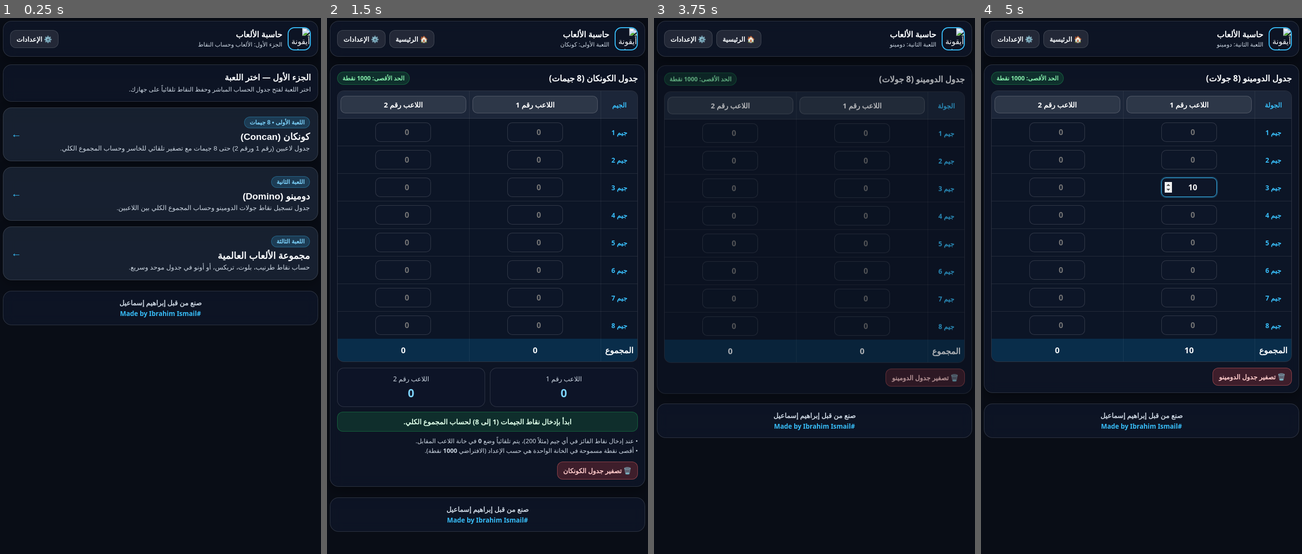
Above: before the commit, frames 1-4 (left to right).
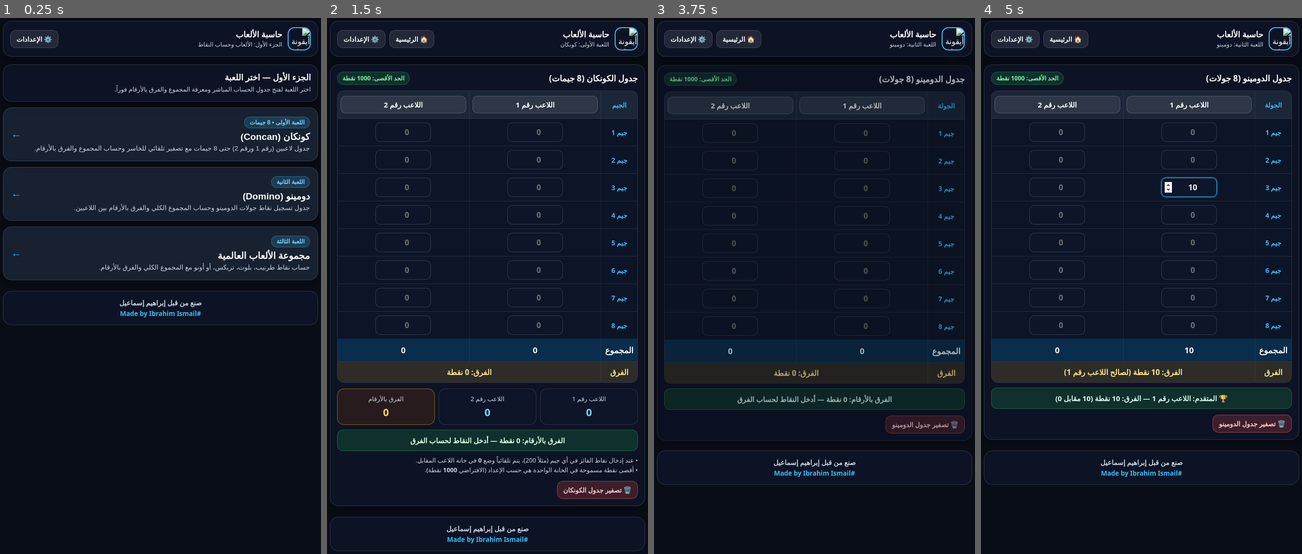
Above: after the commit, the same moments.

Repository: ebo1998/games-app
Game: browser game, page index.html
Two runs of this game, one before a commit and one after it. Both use one fixed random seed, a clock stepped at 60 frames per second and the inputs below.
Inputs (mouse positions are in pixels of both pictures, inside the frame that each line leads up to):
- Up to frame 1 (0.25 s): no input
- Up to frame 2 (1.5 s): click "اللعبة الأولى • 8 جيمات كونكا…" at 1.27 s
- Up to frame 3 (3.75 s): click (731, 323) at 1.87 s; type "5" at 1.87 s; tap Enter at 1.9 s; click (926, 39) at 2.47 s; click (907, 39) at 3.07 s; click "اللعبة الثانية دومينو (Domino…" at 3.67 s
- Up to frame 4 (5 s): click (1189, 189) at 4.27 s; type "3" at 4.27 s; tap Enter at 4.3, 4.9 s; click (1189, 189) at 4.87 s; type "10" at 4.87 s

The runs differ from the first frame. In frame 1, 0.4% of the frame differs, in the area x 10-88%, y 12-48%; in frame 2, 14%, in the area x 0-100%, y 63-100%; in frame 3, 4.2%; in frame 4, 8.7%.

Commit message:
Update index.html

Diff:
--- a/index.html
+++ b/index.html
@@ -19,11 +19,12 @@
       --bg-image: url("2f9f4714-8868-4fba-9dd5-e76419c19bef.jpg");
       --overlay-opacity: 0.72;
       --bg-blur: 3px;
-      --glass-bg: rgba(15, 23, 42, 0.76);
-      --glass-card: rgba(30, 41, 59, 0.72);
+      --glass-bg: rgba(15, 23, 42, 0.78);
+      --glass-card: rgba(30, 41, 59, 0.74);
       --glass-border: rgba(255, 255, 255, 0.14);
       --accent: #38bdf8;
       --accent-2: #22c55e;
+      --warning: #fbbf24;
       --danger: #ef4444;
       --text-main: #f8fafc;
       --text-muted: #cbd5e1;
@@ -45,7 +46,6 @@
       overflow-x: hidden;
     }
 
-    /* خلفية الصورة الثابتة */
     .bg-layer {
       position: fixed;
       inset: 0;
@@ -73,7 +73,6 @@
       padding: 16px 14px 36px;
     }
 
-    /* الهيدر */
     .topbar {
       display: flex;
       align-items: center;
@@ -151,18 +150,12 @@
       border-color: rgba(125, 211, 252, 0.4);
     }
 
-    .btn-success {
-      background: linear-gradient(135deg, #16a34a, #15803d);
-      border-color: rgba(134, 239, 172, 0.4);
-    }
-
     .btn-danger {
       background: rgba(239, 68, 68, 0.22);
       border-color: rgba(248, 113, 113, 0.45);
       color: #fecaca;
     }
 
-    /* الشاشات */
     .screen {
       display: none;
       animation: fadeIn 0.2s ease;
@@ -177,7 +170,6 @@
       to { opacity: 1; transform: translateY(0); }
     }
 
-    /* بطاقات الألعاب الرئيسية */
     .menu-grid {
       display: grid;
       grid-template-columns: 1fr;
@@ -241,7 +233,6 @@
       font-weight: 800;
     }
 
-    /* صندوق الجدول */
     .panel {
       background: var(--glass-bg);
       border: 1px solid var(--glass-border);
@@ -313,7 +304,7 @@
     }
 
     .round-col {
-      width: 66px;
+      width: 68px;
       font-weight: 800;
       color: var(--accent);
       font-size: 0.85rem;
@@ -371,42 +362,65 @@
       padding: 12px 8px;
     }
 
-    .total-box-grid {
+    .diff-row td {
+      background: rgba(251, 191, 36, 0.14);
+      font-weight: 800;
+      font-size: 0.98rem;
+      color: #fde68a;
+      padding: 10px 8px;
+    }
+
+    .summary-grid {
       display: grid;
-      grid-template-columns: 1fr 1fr;
-      gap: 10px;
+      grid-template-columns: repeat(3, 1fr);
+      gap: 8px;
       margin-top: 12px;
     }
 
-    .total-card {
-      background: rgba(15, 23, 42, 0.78);
+    @media (max-width: 480px) {
+      .summary-grid {
+        grid-template-columns: 1fr;
+      }
+    }
+
+    .summary-card {
+      background: rgba(15, 23, 42, 0.8);
       border: 1px solid var(--glass-border);
       border-radius: 14px;
-      padding: 12px;
+      padding: 11px 8px;
       text-align: center;
     }
 
-    .total-card .p-name {
-      font-size: 0.85rem;
+    .summary-card.diff-card {
+      border-color: rgba(251, 191, 36, 0.45);
+      background: rgba(120, 53, 15, 0.25);
+    }
+
+    .summary-card .s-label {
+      font-size: 0.8rem;
       color: var(--text-muted);
       margin-bottom: 4px;
     }
 
-    .total-card .p-sum {
-      font-size: 1.45rem;
+    .summary-card .s-val {
+      font-size: 1.35rem;
       font-weight: 800;
       color: #7dd3fc;
     }
 
+    .summary-card.diff-card .s-val {
+      color: #fcd34d;
+    }
+
     .leader-banner {
       margin-top: 10px;
-      padding: 10px 12px;
+      padding: 11px 12px;
       border-radius: 12px;
-      background: rgba(34, 197, 94, 0.15);
-      border: 1px solid rgba(34, 197, 94, 0.35);
+      background: rgba(34, 197, 94, 0.16);
+      border: 1px solid rgba(34, 197, 94, 0.38);
       color: #dcfce7;
-      font-size: 0.9rem;
-      font-weight: 700;
+      font-size: 0.92rem;
+      font-weight: 800;
       text-align: center;
     }
 
@@ -444,7 +458,6 @@
       border-color: var(--accent);
     }
 
-    /* الإعدادات */
     .setting-item {
       margin-bottom: 14px;
     }
@@ -532,7 +545,7 @@
       <div class="panel" style="margin-bottom:12px;">
         <div class="panel-title">الجزء الأول — اختر اللعبة</div>
         <div class="note-box" style="margin-top:4px;">
-          اختر اللعبة لفتح جدول الحساب المباشر وحفظ النقاط تلقائياً على جهازك.
+          اختر اللعبة لفتح جدول الحساب المباشر ومعرفة المجموع والفرق بالأرقام فوراً.
         </div>
       </div>
 
@@ -541,7 +554,7 @@
           <div>
             <span class="game-badge">اللعبة الأولى • 8 جيمات</span>
             <h2 class="game-title">كونكان (Concan)</h2>
-            <p class="game-desc">جدول لاعبين (رقم 1 ورقم 2) حتى 8 جيمات مع تصفير تلقائي للخاسر وحساب المجموع الكلي.</p>
+            <p class="game-desc">جدول لاعبين (رقم 1 ورقم 2) حتى 8 جيمات مع تصفير تلقائي للخاسر وحساب المجموع والفرق بالأرقام.</p>
           </div>
           <div class="game-arrow">←</div>
         </button>
@@ -550,7 +563,7 @@
           <div>
             <span class="game-badge">اللعبة الثانية</span>
             <h2 class="game-title">دومينو (Domino)</h2>
-            <p class="game-desc">جدول تسجيل نقاط جولات الدومينو وحساب المجموع الكلي بين اللاعبين.</p>
+            <p class="game-desc">جدول تسجيل نقاط جولات الدومينو وحساب المجموع الكلي والفرق بالأرقام بين اللاعبين.</p>
           </div>
           <div class="game-arrow">←</div>
         </button>
@@ -559,7 +572,7 @@
           <div>
             <span class="game-badge">اللعبة الثالثة</span>
             <h2 class="game-title">مجموعة الألعاب العالمية</h2>
-            <p class="game-desc">حساب نقاط طرنيب، بلوت، تريكس، أو أونو في جدول موحد وسريع.</p>
+            <p class="game-desc">حساب نقاط طرنيب، بلوت، تريكس، أو أونو مع المجموع الكلي والفرق بالأرقام.</p>
           </div>
           <div class="game-arrow">←</div>
         </button>
@@ -608,22 +621,30 @@
                 <td id="c-p1-total">0</td>
                 <td id="c-p2-total">0</td>
               </tr>
+              <tr class="diff-row">
+                <td>الفرق</td>
+                <td colspan="2" id="c-diff-cell">الفرق: 0 نقطة</td>
+              </tr>
             </tfoot>
           </table>
         </div>
 
-        <div class="total-box-grid">
-          <div class="total-card">
-            <div class="p-name" id="c-card-p1-label">اللاعب رقم 1</div>
-            <div class="p-sum" id="c-card-p1-sum">0</div>
+        <div class="summary-grid">
+          <div class="summary-card">
+            <div class="s-label" id="c-card-p1-label">اللاعب رقم 1</div>
+            <div class="s-val" id="c-card-p1-sum">0</div>
           </div>
-          <div class="total-card">
-            <div class="p-name" id="c-card-p2-label">اللاعب رقم 2</div>
-            <div class="p-sum" id="c-card-p2-sum">0</div>
+          <div class="summary-card">
+            <div class="s-label" id="c-card-p2-label">اللاعب رقم 2</div>
+            <div class="s-val" id="c-card-p2-sum">0</div>
           </div>
-        </div>
-
-        <div class="leader-banner" id="c-leader-banner">ابدأ بإدخال نقاط الجيمات (1 إلى 8) لحساب المجموع الكلي.</div>
+          <div class="summary-card diff-card">
+            <div class="s-label">الفرق بالأرقام</div>
+            <div class="s-val" id="c-card-diff-val">0</div>
+          </div>
+        </div>
+
+        <div class="leader-banner" id="c-leader-banner">ابدأ بإدخال نقاط الجيمات (1 إلى 8) لمعرفة المجموع والفرق.</div>
 
         <div class="note-box">
           • عند إدخال نقاط الفائز في أي جيم (مثلاً 200)، يتم تلقائياً وضع <strong>0</strong> في خانة اللاعب المقابل.<br />
@@ -664,9 +685,15 @@
                 <td id="d-p1-total">0</td>
                 <td id="d-p2-total">0</td>
               </tr>
+              <tr class="diff-row">
+                <td>الفرق</td>
+                <td colspan="2" id="d-diff-cell">الفرق: 0 نقطة</td>
+              </tr>
             </tfoot>
           </table>
         </div>
+
+        <div class="leader-banner" id="d-leader-banner">الفرق بين اللاعبين: 0 نقطة</div>
 
         <div style="display:flex; gap:8px; margin-top:12px;">
           <button class="btn btn-danger" onclick="resetGame('domino')">🗑️ تصفير جدول الدومينو</button>
@@ -709,9 +736,15 @@
                 <td id="w-p1-total">0</td>
                 <td id="w-p2-total">0</td>
               </tr>
+              <tr class="diff-row">
+                <td>الفرق</td>
+                <td colspan="2" id="w-diff-cell">الفرق: 0 نقطة</td>
+              </tr>
             </tfoot>
           </table>
         </div>
+
+        <div class="leader-banner" id="w-leader-banner">الفرق بين اللاعبين: 0 نقطة</div>
 
         <div style="display:flex; gap:8px; margin-top:12px;">
           <button class="btn btn-danger" onclick="resetGame('world')">🗑️ تصفير الجدول</button>
@@ -760,7 +793,7 @@
 
   <script>
     const DEFAULT_IMG = "2f9f4714-8868-4fba-9dd5-e76419c19bef.jpg";
-    const STORAGE_KEY = "ibrahim_games_app_v1";
+    const STORAGE_KEY = "ibrahim_games_app_v2";
     const ROUNDS_COUNT = 8;
 
     const defaultState = {
@@ -924,7 +957,6 @@
 
       activeInp.value = String(val);
 
-      // عند فوز لاعب وإدخال نقاطه، يصبح الطرف المقابل صفراً تلقائياً
       if (gameKey === "concan" && val > 0) {
         otherInp.value = "0";
         if (changedPlayer === 1) {
@@ -957,26 +989,40 @@
         sum2 += Number(r.p2) || 0;
       }
 
+      const diff = Math.abs(sum1 - sum2);
+      const p1Label = game.p1Name || "اللاعب رقم 1";
+      const p2Label = game.p2Name || "اللاعب رقم 2";
+
       const prefix = gameKey === "concan" ? "c" : gameKey === "domino" ? "d" : "w";
       document.getElementById(`${prefix}-p1-total`).textContent = sum1;
       document.getElementById(`${prefix}-p2-total`).textContent = sum2;
 
+      let diffText = `الفرق: ${diff} نقطة`;
+      let bannerText = `الفرق بالأرقام: ${diff} نقطة`;
+
+      if (sum1 > sum2) {
+        diffText = `الفرق: ${diff} نقطة (لصالح ${p1Label})`;
+        bannerText = `🏆 المتقدم: ${p1Label} — الفرق: ${diff} نقطة (${sum1} مقابل ${sum2})`;
+      } else if (sum2 > sum1) {
+        diffText = `الفرق: ${diff} نقطة (لصالح ${p2Label})`;
+        bannerText = `🏆 المتقدم: ${p2Label} — الفرق: ${diff} نقطة (${sum2} مقابل ${sum1})`;
+      } else if (sum1 === 0 && sum2 === 0) {
+        diffText = `الفرق: 0 نقطة`;
+        bannerText = `الفرق بالأرقام: 0 نقطة — أدخل النقاط لحساب الفرق`;
+      } else {
+        diffText = `الفرق: 0 نقطة (تعادل)`;
+        bannerText = `⚖️ تعادل (${sum1} لكل لاعب) — الفرق: 0 نقطة`;
+      }
+
+      document.getElementById(`${prefix}-diff-cell`).textContent = diffText;
+      document.getElementById(`${prefix}-leader-banner`).textContent = bannerText;
+
       if (gameKey === "concan") {
         document.getElementById("c-card-p1-sum").textContent = sum1;
         document.getElementById("c-card-p2-sum").textContent = sum2;
-        document.getElementById("c-card-p1-label").textContent = game.p1Name || "اللاعب رقم 1";
-        document.getElementById("c-card-p2-label").textContent = game.p2Name || "اللاعب رقم 2";
-
-        const banner = document.getElementById("c-leader-banner");
-        if (sum1 === 0 && sum2 === 0) {
-          banner.textContent = "ابدأ بإدخال نقاط الجيمات (1 إلى 8) لحساب المجموع الكلي.";
-        } else if (sum1 > sum2) {
-          banner.textContent = `🏆 المتقدم: ${game.p1Name || "اللاعب رقم 1"} (${sum1} مقابل ${sum2})`;
-        } else if (sum2 > sum1) {
-          banner.textContent = `🏆 المتقدم: ${game.p2Name || "اللاعب رقم 2"} (${sum2} مقابل ${sum1})`;
-        } else {
-          banner.textContent = `⚖️ تعادل في المجموع الكلي (${sum1} لكل منهما)`;
-        }
+        document.getElementById("c-card-diff-val").textContent = String(diff);
+        document.getElementById("c-card-p1-label").textContent = p1Label;
+        document.getElementById("c-card-p2-label").textContent = p2Label;
       }
     }
 
